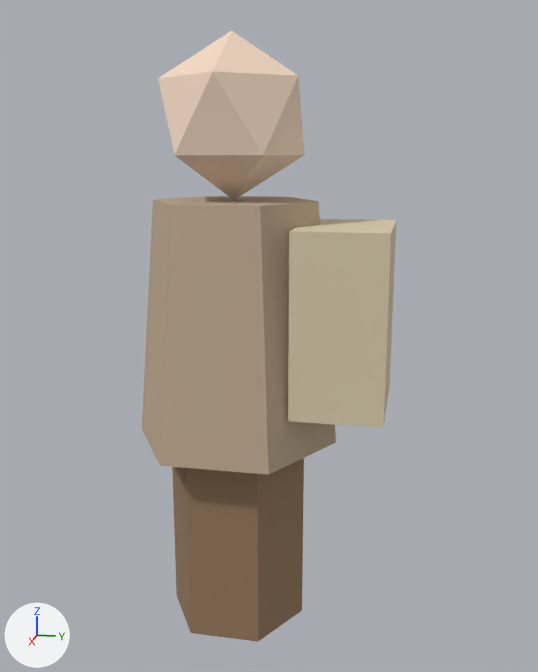
Before and after pictures for a commit that changed the FBX model unity/Assets/Art/Models/settler.fbx.
The view is the same before and after, from a camera (50 mm lens) standing at (0.648, 0.161, 0.441) and looking at (-0.004, 0.031, 0.278). Every picture has the same lights, and +X, +Y and +Z are marked at lower left. The picture after the commit comes second. Where no turn or scale is listed for an object, it has been applied to the vertices.

In view in the first picture: 'settler'.
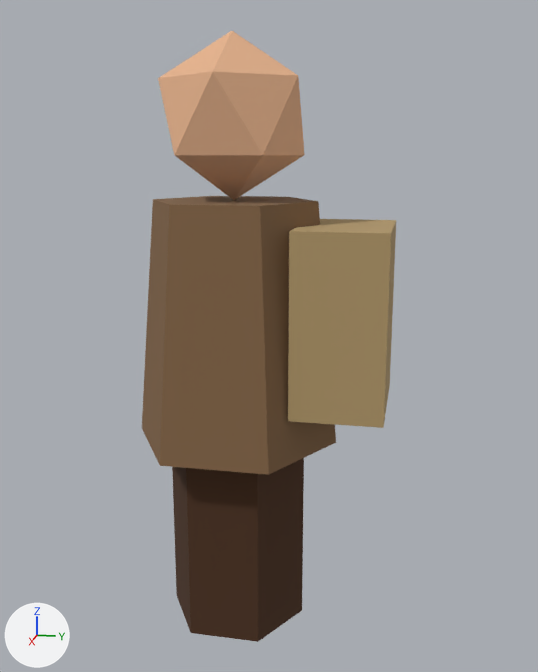
Boxes (x1, y1, x2, y2) around the edits, measured in the pictures (538 x 672 px):
'settler', recoloured (beige to brown)
    both: (142, 31, 396, 642)

The change, as a list of edits to the scene's bpy script:
```text
Change mat_ev_wood_dark:
    mat_ev_wood_dark.base_color: (0.3, 0.19, 0.11) -> (0.0732, 0.0301, 0.0116)  # brown #95795d -> brown #4c301c
Change mat_ev_cloth:
    mat_ev_cloth.base_color: (0.52, 0.4, 0.28) -> (0.233, 0.133, 0.0637)  # beige #bfaa90 -> brown #856647
Change mat_ev_skin:
    mat_ev_skin.base_color: (0.9, 0.7, 0.55) -> (0.787, 0.448, 0.263)  # beige #f3dac4 -> beige #e5b38c
Change mat_ev_canvas:
    mat_ev_canvas.base_color: (0.7, 0.6, 0.42) -> (0.448, 0.319, 0.147)  # beige #dacbad -> brown #b3996b
```
